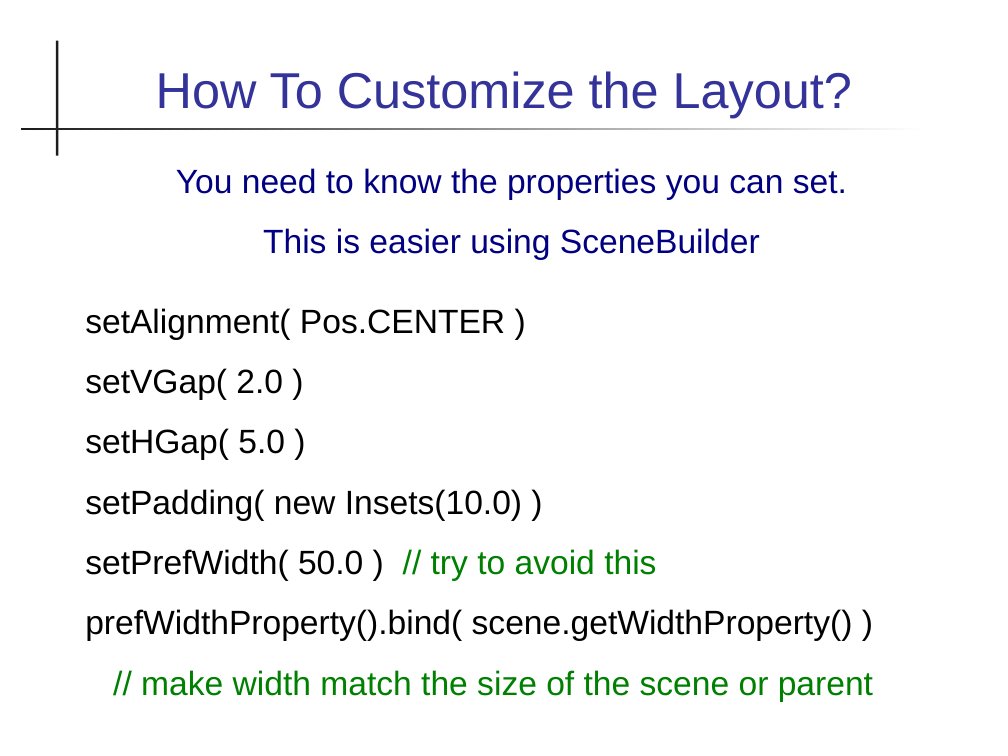
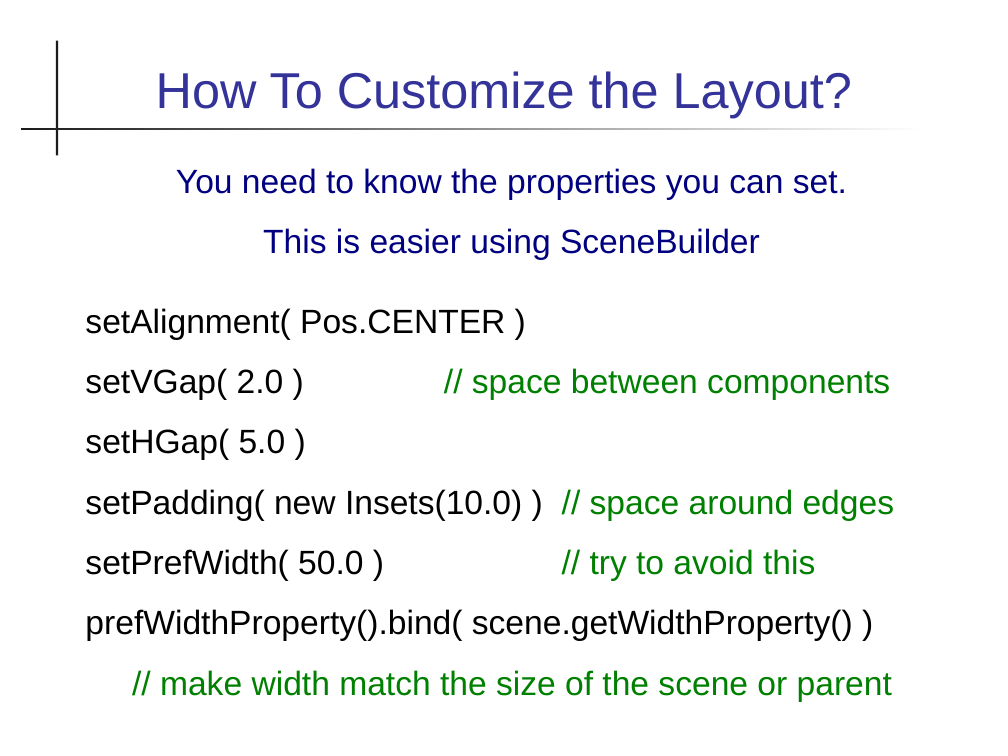
Before and after one commit to skeoop/skeoop.github.io, a slide deck: slide 15 of javafx/Layouts.ppt. Drawn at 1008x756 pixels with LibreOffice and Linux fonts; fonts in the diff are those of the drawing. Boxes give left, top, right and bottom in pixels: in the first picture for what was removed or moved away, otherwise in the second. Text is boxed around its words. In the diff, an @@ line names an element or a change of style, - is before the commit and + after.

Commit message:
fix wording in Layout slides

```diff
--- a/javafx/Layouts.ppt
+++ b/javafx/Layouts.ppt
@@ text at (85, 368, 890, 400): text changed; text colour #000000 to #008000 @@
-setVGap( 2.0 )
+setVGap( 2.0 ) // space between components
@@ text at (85, 489, 895, 521): text changed @@
-setPadding( new Insets(10.0) )
+setPadding( new Insets(10.0) ) // space around edges
```
Also in this commit, not shown: 13 other slides changed, 1 other file.
